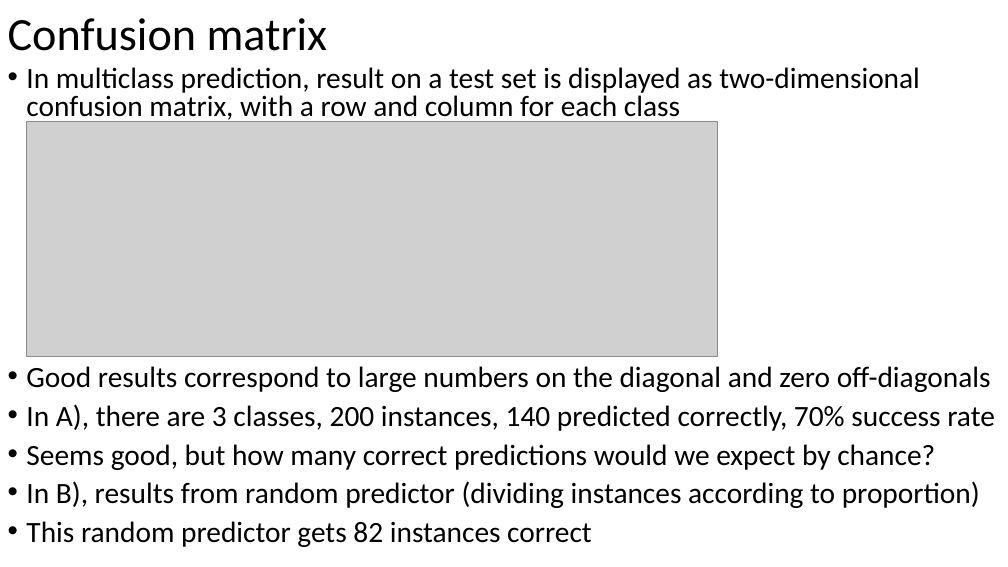
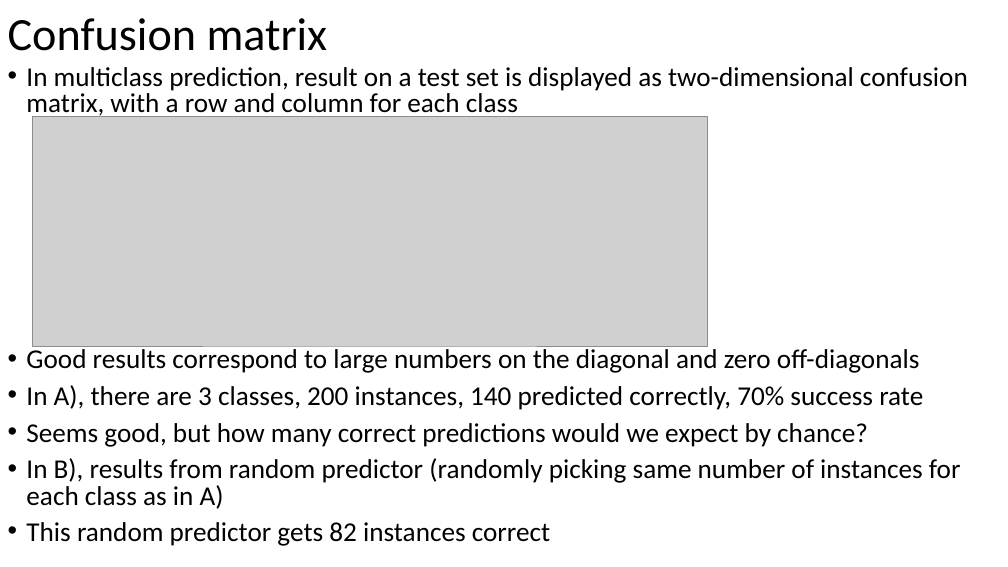
Before and after one commit to russellu/cs405, a slide deck: slide 11 of Lecture_12.pptx. Drawn at 1008x567 pixels with LibreOffice and Linux fonts; fonts in the diff are those of the drawing; grey boxes stand for pictures. Boxes give left, top, right and bottom in pixels: in the first picture for what was removed or moved away, otherwise in the second. Text is boxed around its words. In the diff, an @@ line names an element or a change of style, - is before the commit and + after.

```diff
--- a/Lecture_12.pptx
+++ b/Lecture_12.pptx
@@ text at (26, 67, 968, 546): size 28 to 25.9 pt in "In multiclass prediction, result on a test ...", "Good results correspond to large numbers on ...", "In A), there are 3 classes, 200 ...", "Seems good, but how many correct predictions ..." and 1 more places @@
@@ picture: place and size @@
-picture at (26, 121, 718, 356)
+picture at (32, 116, 707, 346)
@@ text at (26, 458, 961, 509): text changed; size 28 to 25.9 pt @@
-• In B), results from random predictor (dividing instances according to proportion)
+• In B), results from random predictor (randomly picking same number of instances for each class as in A)
```
Also in this commit, not shown: 3 other slides changed, 1 other file.
